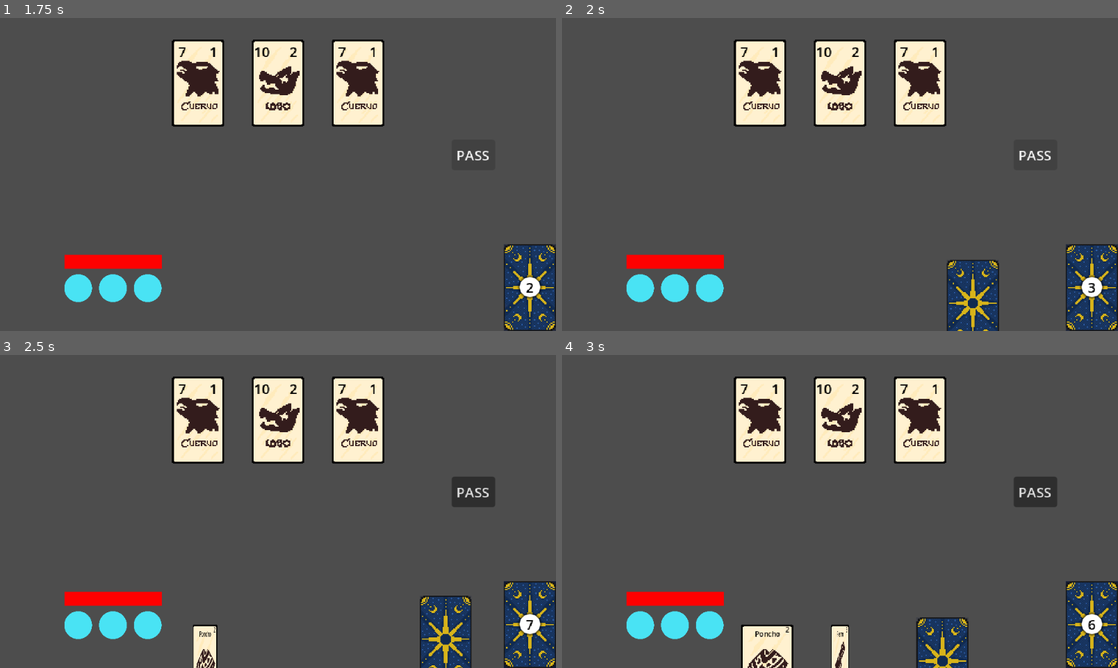
Above: before the commit, frames 1-4 (two rows, left to right).
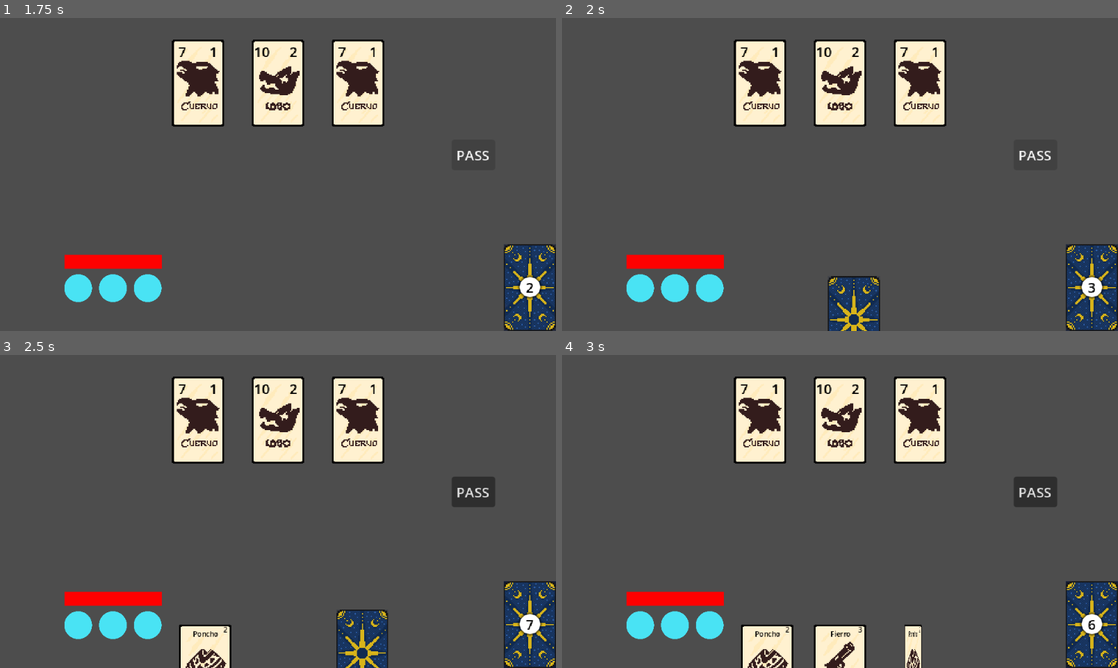
Above: after the commit, the same moments.

Repository: gonzapiacen/Payana
Game: Godot game, scene res://scenes/main.tscn
The game is run twice, just before and just after one commit, with the same random seed, the same clock (stepped at 60 frames per second) and the same inputs. The project has no main scene, so this scene is started directly.
Inputs (mouse positions are in pixels of both pictures, inside the frame that each line leads up to):
- Up to frame 1 (1.75 s): click (200, 83) at 0.5 s; click "PASS" at 1.25 s
- Up to frame 2 (2 s): no input
- Up to frame 3 (2.5 s): click (528, 624) at 2 s
- Up to frame 4 (3 s): click (1090, 624) at 2.77 s

Frame 1 is identical in both runs. In frame 2, 3.7% of the frame differs, in the area x 47-79%, y 77-100%; in frame 3, 4.7%, in the area x 32-85%, y 76-100%; in frame 4, 2.8%.

Commit message:
added more animation; cancel play_card and disable pass button and others cards in hand

Diff:
--- a/scenes/main.tscn
+++ b/scenes/main.tscn
@@ -207,3 +207,22 @@
 grow_horizontal = 0
 grow_vertical = 2
 text = "PASS"
+
+[node name="Alert" type="Label" parent="." unique_id=1311720690]
+modulate = Color(1, 1, 1, 0)
+layout_mode = 1
+anchors_preset = 8
+anchor_left = 0.5
+anchor_top = 0.5
+anchor_right = 0.5
+anchor_bottom = 0.5
+offset_left = -20.0
+offset_top = -11.5
+offset_right = 20.0
+offset_bottom = 11.5
+grow_horizontal = 2
+grow_vertical = 2
+pivot_offset = Vector2(42, 11.5)
+text = "No alerts..."
+horizontal_alignment = 1
+vertical_alignment = 1
--- a/scripts/UI_manager.gd
+++ b/scripts/UI_manager.gd
@@ -6,7 +6,7 @@
 
 @onready var pass_turn_button = $PassButton
 
-signal target_selected(OpponentVisual)
+signal target_selected(Variant)
 #signal change_turn
 
 #var tween : Tween
@@ -19,6 +19,7 @@
 	GameManager.move_card_hand_to_discard.connect(_move_card_hand_to_discard)
 	#GameManager.move_card_hand_to_field.connect(_move_card_hand_to_field)
 	GameManager.opponent_in_field.connect(_put_opponent_in_field)
+	GameManager.no_energy.connect(_show_alert)
 	GameManager.update_energy.connect(_update_energy_player)
 	GameManager.player.update_protection.connect(_update_shield_player)
 	GameManager.delete_enemy.connect(_delete_enemy)
@@ -57,7 +58,7 @@
 				$Deck.visible = false
 
 			card_to_move.reparent(slot)
-			tween.tween_property(card_to_move,"position",Vector2(0,0),.5)
+			tween.tween_property(card_to_move,"position",Vector2(0,0),.25)
 			#card_to_move.position = Vector2(0,0)
 			tween.tween_property(card_to_move.get_node("Back"),"scale",Vector2(0,1),.125)
 			tween.tween_property(card_to_move.get_node("Front"),"scale",Vector2(1,1),.125)
@@ -68,6 +69,13 @@
 func _update_shield_player(amount: int):
 	for i in range(amount):
 		$Status/Shields.get_children()[i].visible = true
+
+func _show_alert(alert_desc: String):
+	var tween = create_tween()
+	$Alert.text = alert_desc
+	tween.tween_property($Alert,"modulate:a",1,1)
+	tween.tween_property($Alert,"modulate:a",0,2)
+	await tween.finished
 
 func _update_energy_player(player: Player):
 	for i in range(player.energy):
@@ -137,14 +145,35 @@
 	visual_opponent_instance.clicked.connect(_on_target_selected)
 
 func _selected_card(instantiated_card: CardVisual):
-	for slot in range($Hand.get_children().size()):
-		if($Hand.get_children()[slot].get_child(0) && $Hand.get_children()[slot].get_child(0) == instantiated_card):
+
+	for slot in $Hand.get_children():
+		#if($Hand.get_children()[slot].get_child(0) && $Hand.get_children()[slot].get_child(0) == instantiated_card):
+		if(slot.get_child(0) && slot.get_child(0) == instantiated_card):
 			if(!GameManager.enough_energy(instantiated_card.card)):
 				break
 			if(GameManager.needs_a_target(instantiated_card.card)):
-				var target = await select_target()
-				#GameManager.play_card(slot - no_cards,target)
-				GameManager.play_card(instantiated_card.card,target.opponent)
+				instantiated_card.clicked.disconnect(_selected_card)
+				instantiated_card.clicked.connect(_on_target_selected)
+				var target = await select_target(instantiated_card)
+				if(target == instantiated_card):
+					print("Cancel card to play")
+					instantiated_card.clicked.connect(_selected_card)
+					instantiated_card.clicked.disconnect(_on_target_selected)
+					for hand_slot in $Hand.get_children():
+						var card_in_hand = hand_slot.get_child(0)
+						if(card_in_hand):
+							card_in_hand.modulate.a = 1
+							card_in_hand.clicked.connect(_selected_card)
+					pass_turn_button.disabled = false
+				else:
+					for hand_slot in $Hand.get_children():
+						var card_in_hand = hand_slot.get_child(0)
+						if(card_in_hand):
+							card_in_hand.modulate.a = 1
+							card_in_hand.clicked.connect(_selected_card)
+					GameManager.play_card(instantiated_card.card,target.opponent)
+					pass_turn_button.disabled = false
+				break
 			else:
 				#GameManager.play_card(slot - no_cards)
 				GameManager.play_card(instantiated_card.card)
@@ -201,21 +230,39 @@
 	visual_card_to_move.reparent($Deck/Cards)
 	set_size_deck($Deck/Cards.get_child_count())
 
-func _on_target_selected(opp_visual: OpponentVisual):
-	target_selected.emit(opp_visual)
-
-func select_target() -> OpponentVisual:
+#func _on_target_selected(opp_visual: OpponentVisual):
+	#target_selected.emit(opp_visual)
+
+func _on_target_selected(card_visual: Variant):
+	target_selected.emit(card_visual)
+
+func select_target(card_to_play: CardVisual) -> Variant:
+	card_to_play.scale = Vector2(1.2,1.2)
 	for slot in $OpponentField.get_children():
 		var opponent_to_select = slot.get_child(0)
 		if(opponent_to_select):
 			opponent_to_select.scale = Vector2(1.2,1.2)
 
+	for slot in $Hand.get_children():
+		var card_in_hand = slot.get_child(0)
+		if(card_in_hand && card_in_hand != card_to_play):
+			print("deshabilitando carta en mano")
+			card_in_hand.modulate.a = 0.2
+			card_in_hand.clicked.disconnect(_selected_card)
+
+	pass_turn_button.disabled = true
+
 	print("Select the target...")
 	var selected = await target_selected
 
-	for pos in $OpponentField.get_children().size():
-		var opponent_to_select = $OpponentField.get_children()[pos].get_child(0)
+	#for pos in $OpponentField.get_children().size():
+	for opp in $OpponentField.get_children():
+		var opponent_to_select = opp.get_child(0)
 		if(opponent_to_select):
 			opponent_to_select.scale = Vector2(1,1)
 
+	if(selected == card_to_play):
+		card_to_play.scale = Vector2.ONE
+		return card_to_play
+
 	return selected
--- a/scripts/game_manager.gd
+++ b/scripts/game_manager.gd
@@ -7,6 +7,7 @@
 
 signal opponent_in_field(Opponent,int)
 
+signal no_energy
 signal update_energy(Player)
 
 signal delete_enemy(Opponent)
@@ -94,7 +95,8 @@
 func enough_energy(card:Card) -> bool:
 	var can_play = card.cost <= player.energy
 	if(!can_play):
-		print("I have no energy to do that...")
+		no_energy.emit("I have no energy to do that")
+		#print("I have no energy to do that...")
 
 	return can_play
 
